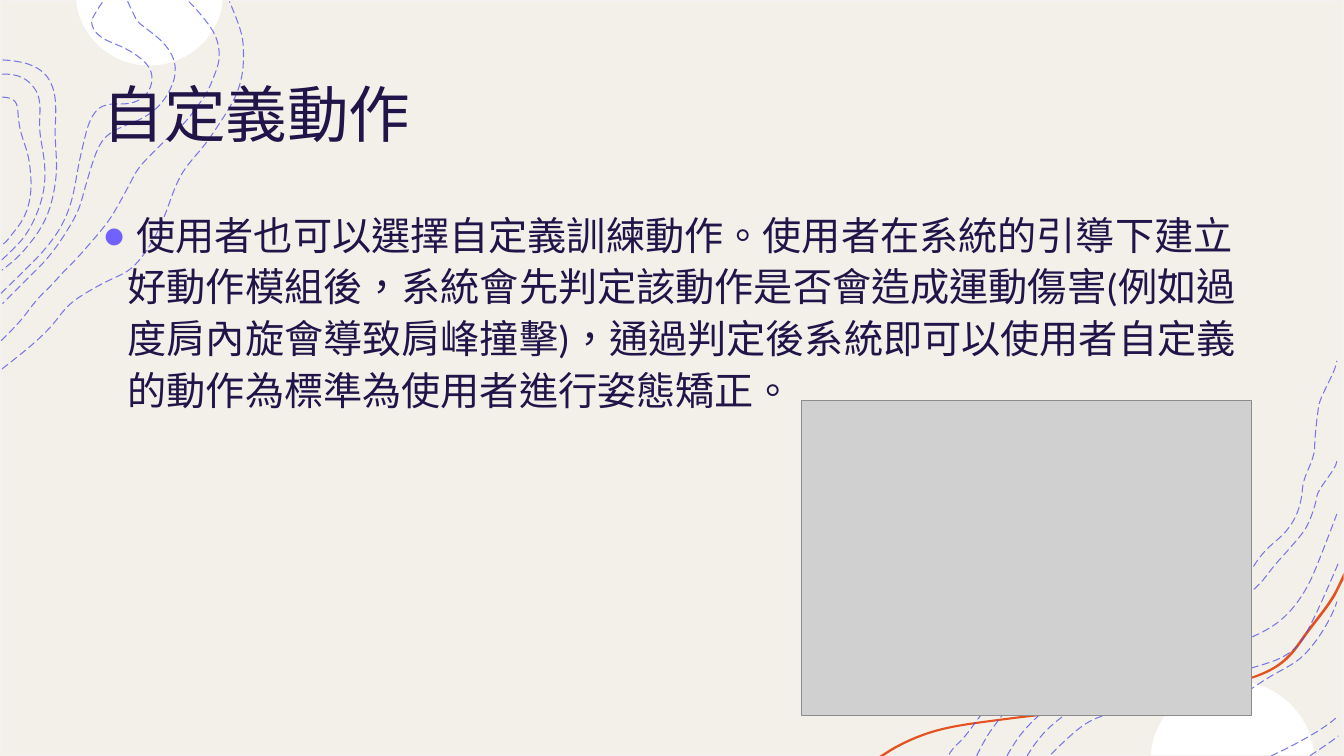
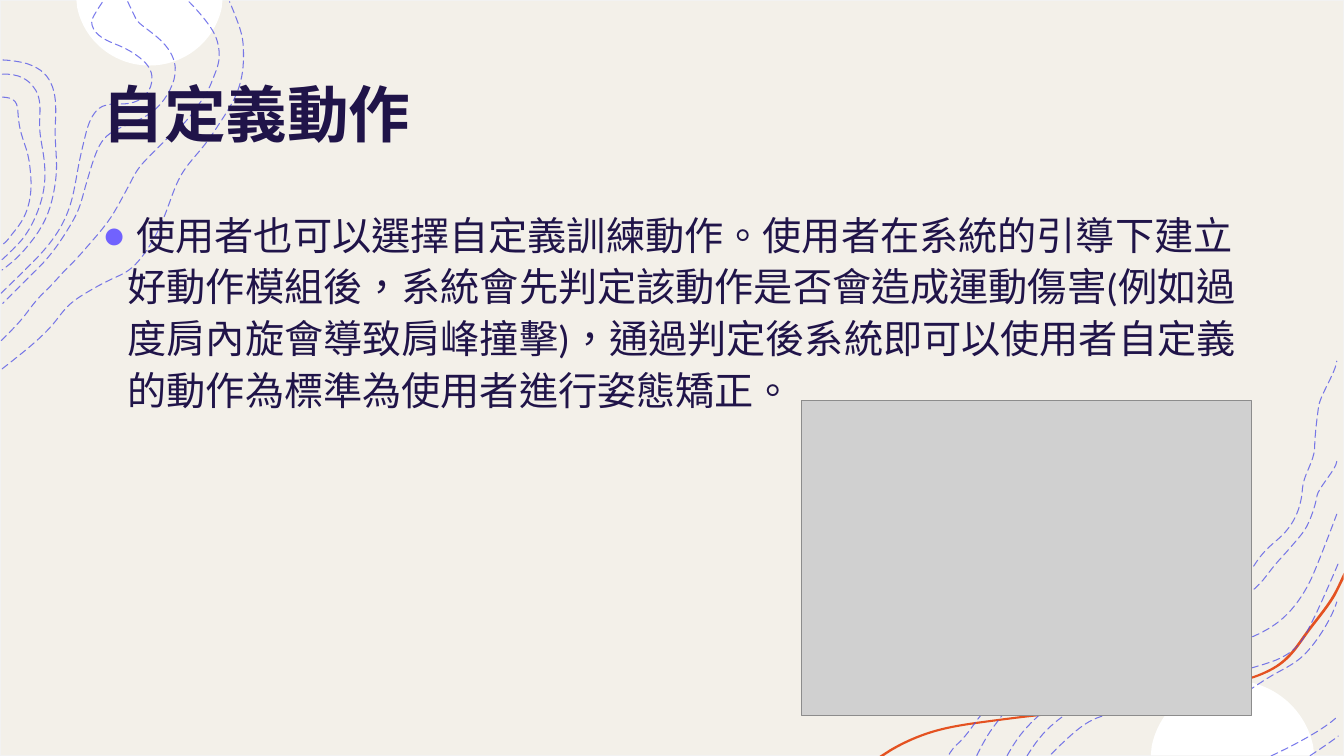
Before and after one commit to mizulun/seatpose-system, a slide deck: slide 11 of 提升運動表現輔助系統.pptx (slide 9 before the commit). Drawn at 1344x756 pixels with LibreOffice and Linux fonts; fonts in the diff are those of the drawing; grey boxes stand for pictures. Boxes give left, top, right and bottom in pixels: in the first picture for what was removed or moved away, otherwise in the second. Text is boxed around its words. In the diff, an @@ line names an element or a change of style, - is before the commit and + after.

Commit message:
新增六項建議訓練動作

```diff
--- a/提升運動表現輔助系統.pptx
+++ b/提升運動表現輔助系統.pptx
@@ title "自定義動作" at (x1=102, y1=74, x2=410, y2=153): bold on @@
```
Also in this commit, not shown: 5 other slides changed, 2 slides added.
